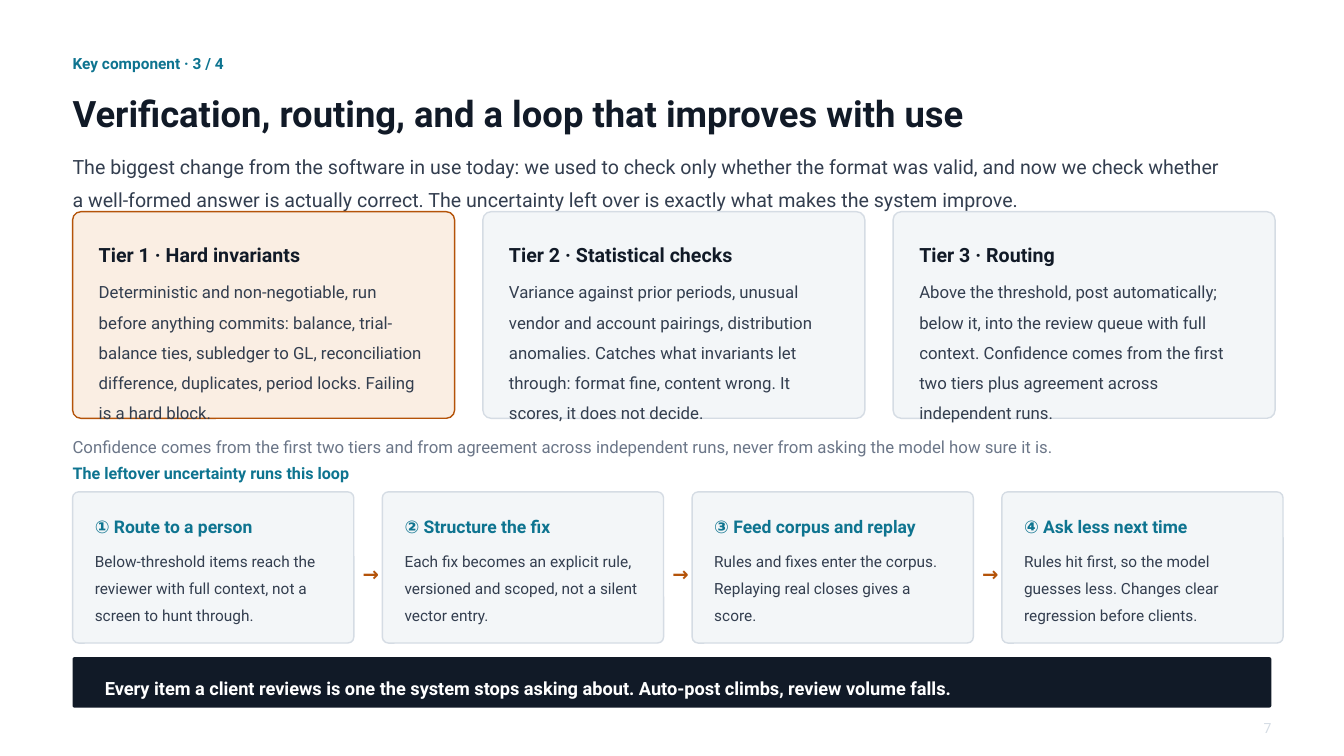
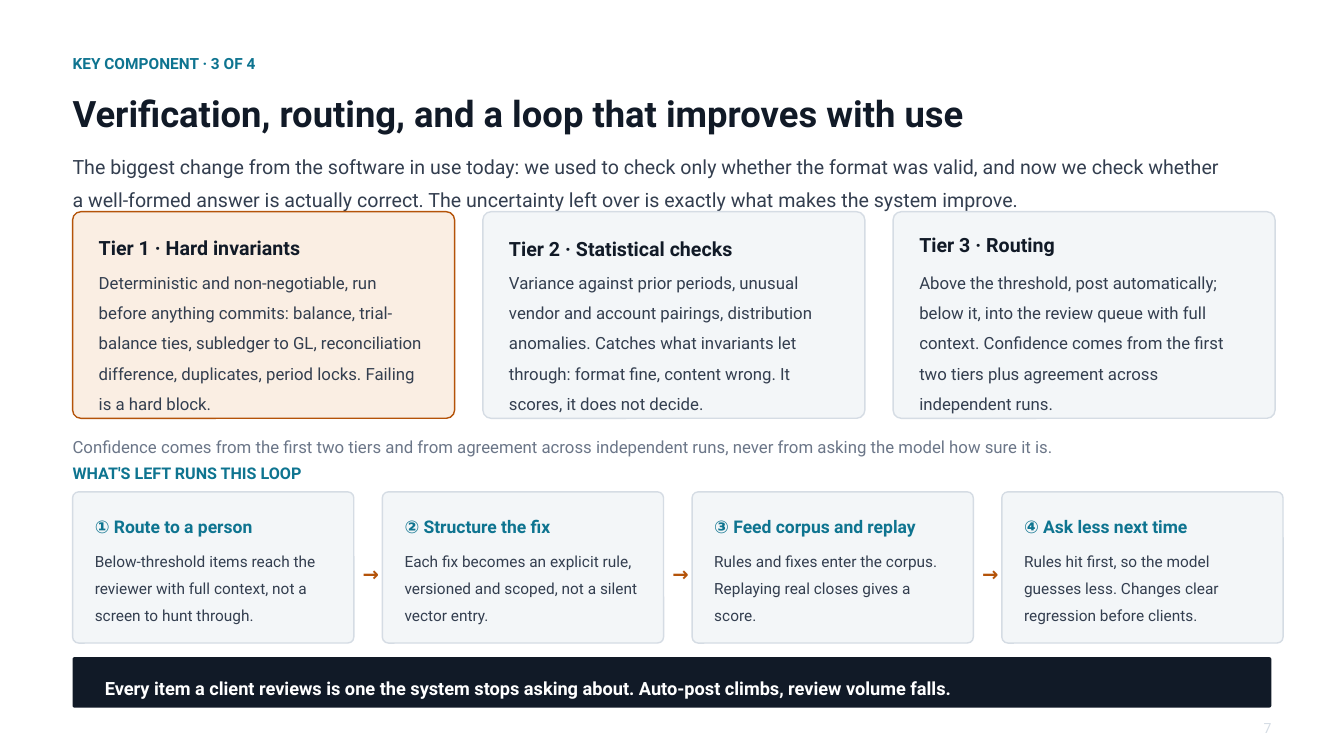
Before and after one commit to cllu/aimi-accounting-software-proposal, a slide deck: slide 8 of agent-native-accounting-deck.pptx. Drawn at 1344x756 pixels with LibreOffice and Linux fonts; fonts in the diff are those of the drawing. Boxes give left, top, right and bottom in pixels: in the first picture for what was removed or moved away, otherwise in the second. Text is boxed around its words. In the diff, an @@ line names an element or a change of style, - is before the commit and + after.

Commit message:
Update wording

```diff
--- a/agent-native-accounting-deck.pptx
+++ b/agent-native-accounting-deck.pptx
@@ text at [73, 58, 256, 69]: text changed @@
-Key component · 3 / 4
+KEY COMPONENT · 3 OF 4
@@ text "Tier 2 · Statistical checks": place and size @@
-text "Tier 2 · Statistical checks" at [509, 247, 733, 263]
+text "Tier 2 · Statistical checks" at [509, 241, 733, 257]
@@ 4 texts: place and size @@
-4 texts at [99, 247, 1223, 421]
+4 texts at [99, 237, 1223, 412]
@@ text "Deterministic and non-negotiable, run before ...": place and size @@
-text "Deterministic and non-negotiable, run before ..." at [99, 285, 422, 419]
+text "Deterministic and non-negotiable, run before ..." at [99, 276, 422, 410]
@@ text at [73, 467, 302, 479]: text changed @@
-The leftover uncertainty runs this loop
+WHAT'S LEFT RUNS THIS LOOP
```
Also in this commit, not shown: 9 other slides changed.
